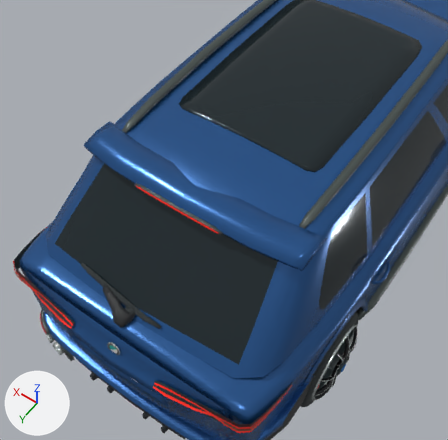
An edit to the glTF model vehicles/traffic_suv_blue.glb, drawn before and after from the same camera.
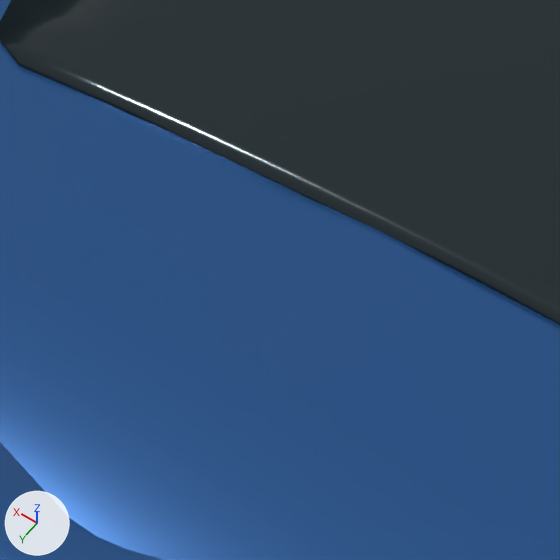
Each version is shown from a 50 mm camera at (-1.389, 3.391, 4.229) aimed at (-0.184, 1.703, 1.577), then close up on the part from 40% to 60% of the width and 22% to 43% of the height. The axes (+X, +Y, +Z) are drawn at lower left. The lights are the same throughout. The first two pictures are the older version. Where no turn or scale is listed for an object, it has been applied to the vertices.

In view in the first close-up: 'Panoramic sunroof', 'Roof and cabin', 'Tailgate roof spoiler'.
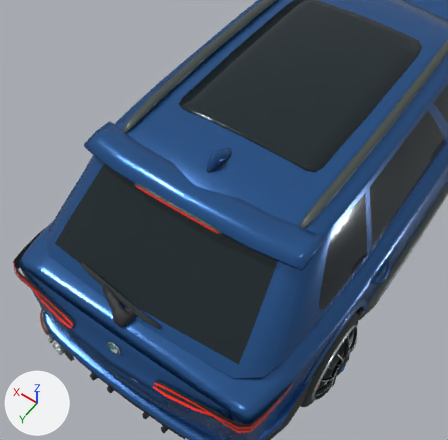
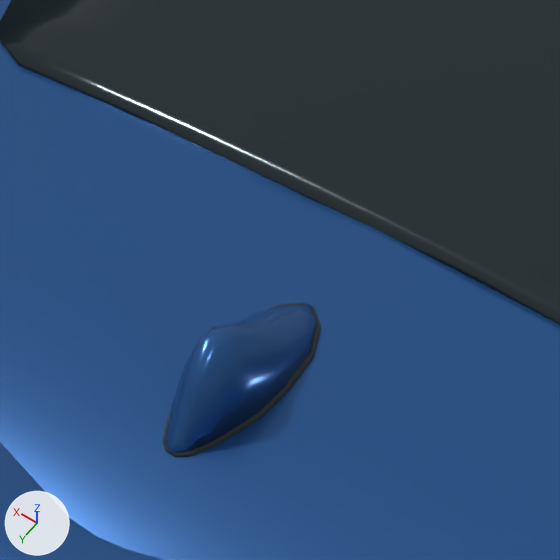
Commit message: Model a roof shark fin antenna on the BWM SUV

Patch to the scene script:
```diff
--- a/vehicles/traffic_suv_blue.glb.py
+++ b/vehicles/traffic_suv_blue.glb.py
@@ me_shark_fin_antenna_seal @@
+me_shark_fin_antenna_seal.from_pydata(...)  # 36 vertices, 68 faces; spans x -0.042..0.042, y 1.388..1.598, z 1.746..1.76
+me_shark_fin_antenna_seal.materials.append(mat_tire_rubber)  # dark grey #2c3234
@@ me_painted_shark_fin_antenna @@
+me_painted_shark_fin_antenna.from_pydata(...)  # 63 vertices, 122 faces; spans x -0.039..0.039, y 1.388..1.598, z 1.75..1.843
+me_painted_shark_fin_antenna.materials.append(mat_traffic_car_deep_blue)  # blue #2c5d99
@@ ob_shark_fin_antenna_seal @@
+ob_shark_fin_antenna_seal = bpy.data.objects.new('Shark fin antenna seal', me_shark_fin_antenna_seal)
+ob_shark_fin_antenna_seal.location = (0.0, 0.0, 0.0)
@@ ob_painted_shark_fin_antenna @@
+ob_painted_shark_fin_antenna = bpy.data.objects.new('Painted shark fin antenna', me_painted_shark_fin_antenna)
+ob_painted_shark_fin_antenna.location = (0.0, 0.0, 0.0)
```

Where the change shows, as pixel boxes (x1, y1, x2, y2) in the close-ups (560 x 560 px):
'Painted shark fin antenna', added (blue): after (165, 304, 317, 453)
'Shark fin antenna seal', added: after (162, 303, 321, 457)
